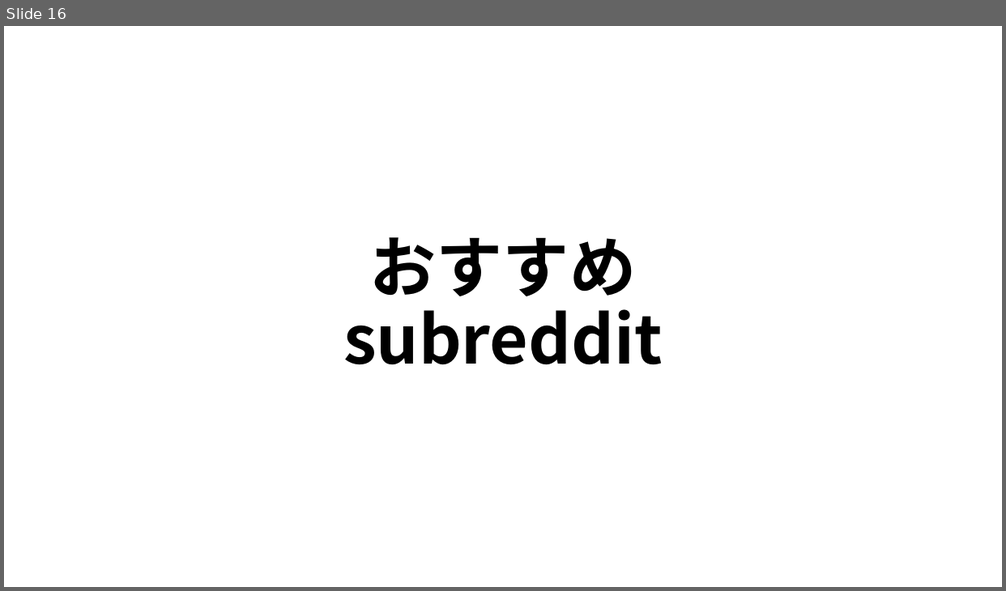
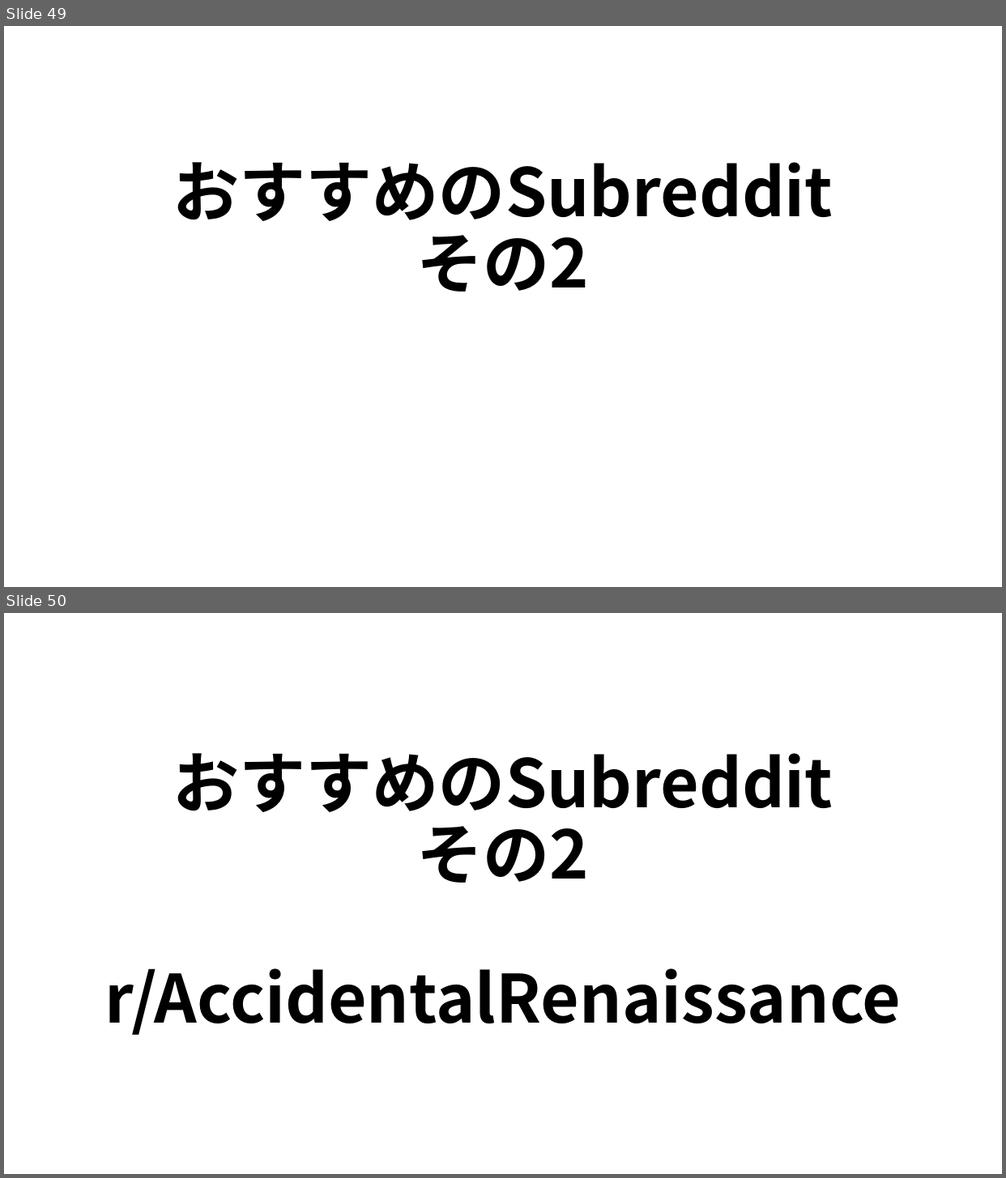
Before and after one commit to hystking/vvtv-presentation, a slide deck: base.pptx. Shown one above the other, each under a label of ours: slide 16 before the commit, slides 49 and 50 after it. The pictures are 1006x591 and 1006x1178 pixels, drawn with LibreOffice and Linux fonts; fonts in the diff are those of the drawing. Boxes give left, top, right and bottom in pixels: in the first picture for what was removed or moved away, otherwise in the second. Text is boxed around its words. In the diff, an @@ line names an element or a change of style, - is before the commit and + after.

```diff
--- a/base.pptx
+++ b/base.pptx
@@ slide 50 added at [4,613,1002,1174], background #FFFFFF @@
@@ title added at [104,753,901,1035], 48 pt, text #000000, bold @@
+おすすめのSubreddit
+その2
+r/AccidentalRenaissance
@@ what was slide 16 is now slide 49 @@
@@ slide 49 changed as well @@
@@ title at [172,162,833,292]: text changed @@
-おすすめ
-subreddit
+おすすめのSubreddit
+その2
```
Also in this commit, not shown: 11 other slides changed, 45 other slides added, 4 slides removed, 9 other files.
